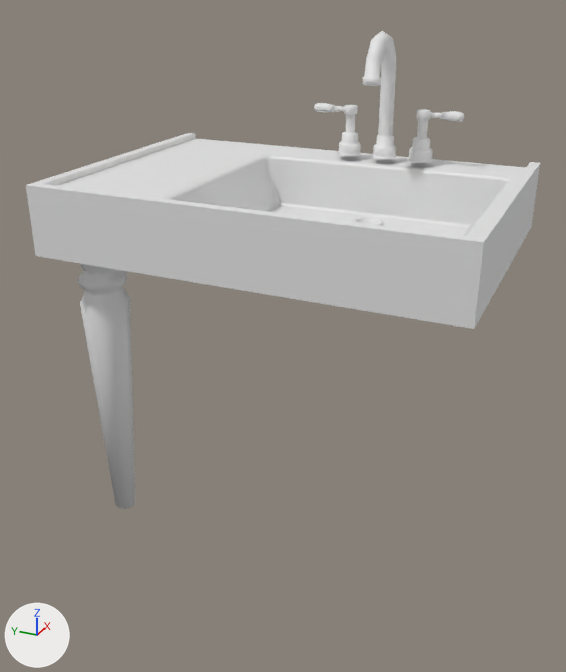
The FBX model Assets/Models/Decoration/Kitchen/Componentes/K_Pica.fbx as it was, and as the next commit left it.
The view is the same before and after, from a 50 mm lens placed at (-0.365, -6.062, -1.837), pointed at (1.331, -5.3, -2.684). Arrows for +X, +Y and +Z are at lower left; the lights stay in place. Where no turn or scale is listed for an object, it has been applied to the vertices.
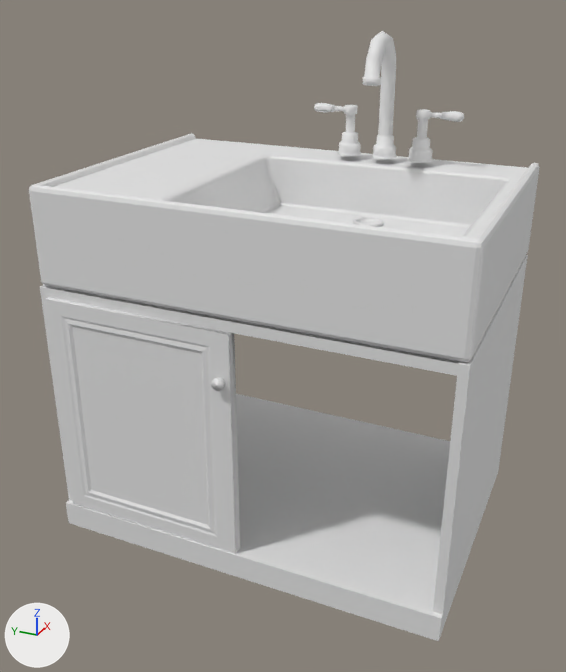
Where the change shows, as pixel boxes [x1, y1, x2, y2] in the pictures (566 x 672 px):
'Cube.006', reshaped (158% taller)
    before: [26, 133, 540, 329]
    after: [29, 133, 540, 641]
'PuertaEncimera2.004', added
    after: [46, 297, 240, 554]
'Circle.010', deleted
    before: [77, 264, 135, 509]
part 1 of me_cube_111, added
    after: [40, 255, 528, 641]
part 2 of me_cube_111, built on
    before: [26, 185, 490, 329]
    after: [29, 163, 540, 362]

Edits to the bpy script that builds the scene:
```text
Change me_cube_111:
    used by ob_cube_006; location = (1.418, -5.274, -3.225)
    remove me_cube_111.from_pydata(...)  # 80 vertices, 69 faces; spans x -0.388..0.347, y -0.559..0.491, z 0.78..0.952
    add me_cube_111.from_pydata(...)  # 206 vertices, 178 faces; spans x -0.402..0.347, y -0.559..0.491, z 0.0..0.952
    me_cube_111 part 1: a new loose piece of 70 vertices spanning x -0.402..0.347, y -0.559..0.491, z 0.0..0.702, in mat_pica (white #e7e7e7)
    me_cube_111 part 2
    12 vertices are removed from x -0.388..0.347, y -0.559..0.491, z 0.78
    13 faces are deleted
    10 vertices in x -0.363..0.347, y -0.534..0.466, z 0.952 move by (0.0, 0.0, -0.012)
    3 vertices in x -0.329..0.347, y -0.559, z 0.78 move by (0.0, 0.012, 0.172)
    3 vertices in x -0.329..0.347, y -0.559, z 0.952 move by (0.0, 0.021, -0.003)
    3 vertices in x -0.329..0.347, y 0.491, z 0.78 move by (0.0, -0.013, 0.172)
    3 vertices in x -0.329..0.347, y 0.491, z 0.952 move by (0.0, -0.021, -0.003)
    6 vertices move from x -0.388, y -0.559..0.491, z 0.78..0.952 to x -0.376..-0.367, y -0.538..0.47, z 0.949..0.952
    68 vertices are added at x -0.388..0.347, y -0.559..0.491, z 0.702..0.952
    67 new faces join them
Add me_mesh_057:
    me_mesh_057.from_pydata(...)  # 94 vertices, 180 faces; spans x -0.034..0.013, y -0.48..0.022, z -0.002..0.606
    me_mesh_057.materials.append(mat_patapica)  # white #e7e7e7
Remove ob_circle_010:
    ob_circle_010 = bpy.data.objects.new('Circle.010', me_circle_034)
    ob_circle_010.location = (1.418, -5.274, -3.225)
Add ob_puertaencimera2_004:
    ob_puertaencimera2_004 = bpy.data.objects.new('PuertaEncimera2.004', me_mesh_057)
    ob_puertaencimera2_004.location = (1.032, -4.828, -3.154)
```
